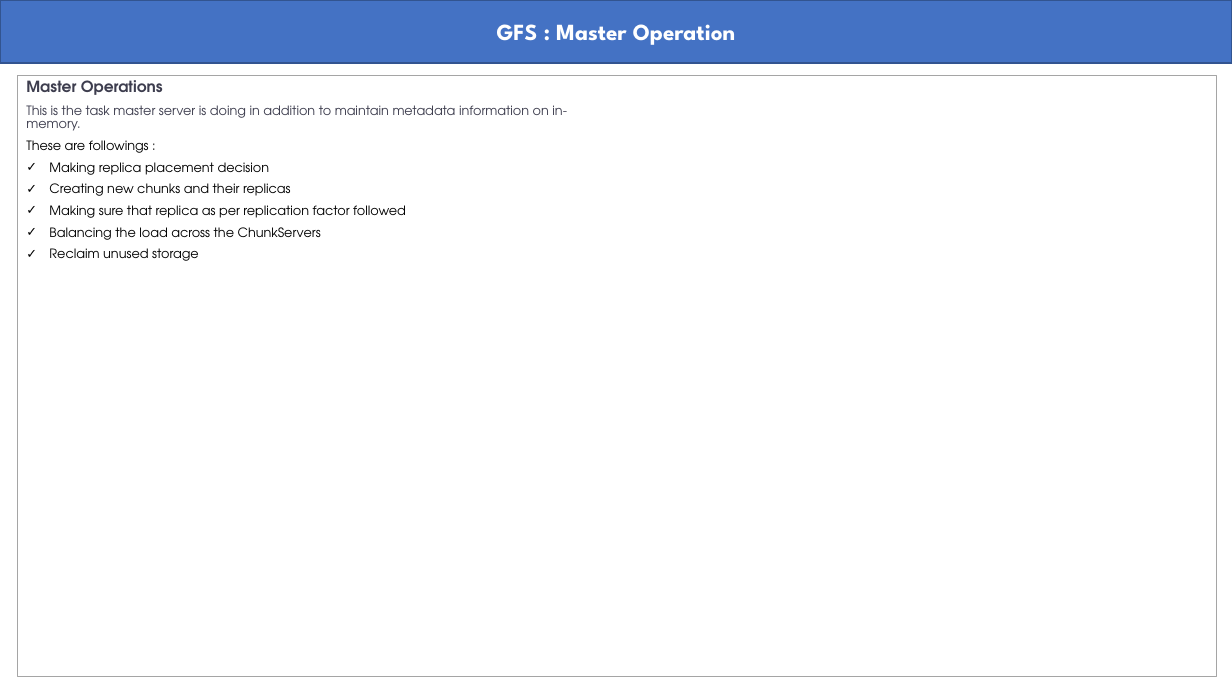
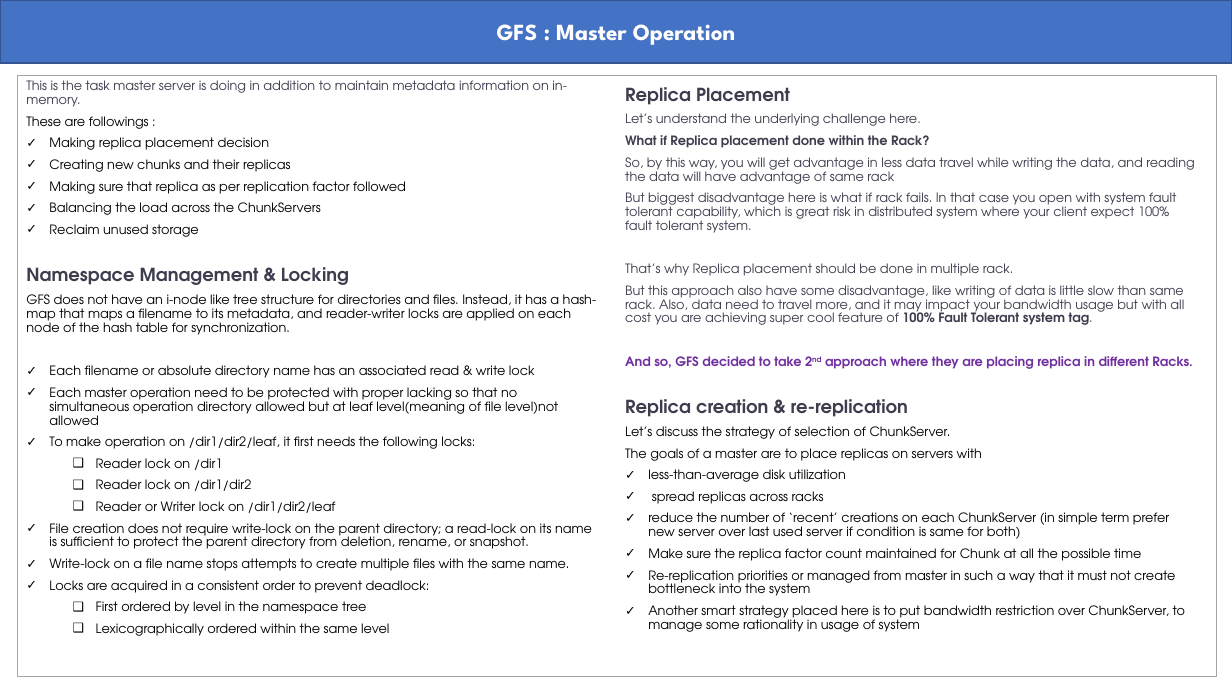
Before and after one commit to abmishra1234/Advanced-System-Design, a slide deck: slide 9 of GFS.pptx. Drawn at 1232x693 pixels with LibreOffice and Linux fonts; fonts in the diff are those of the drawing. Boxes give left, top, right and bottom in pixels: in the first picture for what was removed or moved away, otherwise in the second. Text is boxed around its words. In the diff, an @@ line names an element or a change of style, - is before the commit and + after.

```diff
--- a/GFS.pptx
+++ b/GFS.pptx
@@ text at (26,80,163,95): paragraph removed @@
-Master Operations
@@ text added at (625,87,1194,632), 10 pt, text #3D3D4E @@
+Replica Placement
+Let’s understand the underlying challenge here.
+What if Replica placement done within the Rack?
+So, by this way, you will get advantage in less data travel while writing the data, and reading the data will have advantage of same rack
+But biggest disadvantage here is what if rack fails. In that case you open with system fault tolerant capability, which is great risk in distributed system where your client expect 100% fault tolerant system.
+That’s why Replica placement should be done in multiple rack.
+But this approach also have some disadvantage, like writing of data is little slow than same rack. Also, data need to travel more, and it may impact your bandwidth usage but with all cost you are achieving super cool feature of 100% Fault Tolerant system tag.
+And so, GFS decided to take 2nd approach where they are placing replica in different Racks.
+Replica creation & re-replication
+Let’s discuss the strategy of selection of ChunkServer.
+The goals of a master are to place replicas on servers with
+✓ less-than-average disk utilization
+✓ spread replicas across racks
+✓ reduce the number of ‘recent’ creations on each ChunkServer (in simple term prefer new server over last used server if condition is same for both)
+✓ Make sure the replica factor count maintained for Chunk at all the possible time
+✓ Re-replication priorities or managed from master in such a way that it must not create bottleneck into the system
+✓ Another smart strategy placed here is to put bandwidth restriction over ChunkServer, to manage some rationality in usage of system
@@ text at (26,294,597,636): paragraphs added @@
+Namespace Management & Locking
+GFS does not have an i-node like tree structure for directories and files. Instead, it has a hash-map that maps a filename to its metadata, and reader-writer locks are applied on each node of the hash table for synchronization.
+✓ Each filename or absolute directory name has an associated read & write lock
+✓ Each master operation need to be protected with proper lacking so that no simultaneous operation directory allowed but at leaf level(meaning of file level)not allowed
+✓ To make operation on /dir1/dir2/leaf, it first needs the following locks:
+  ❑ Reader lock on /dir1
+  ❑ Reader lock on /dir1/dir2
+  ❑ Reader or Writer lock on /dir1/dir2/leaf
+✓ File creation does not require write-lock on the parent directory; a read-lock on its name is sufficient to protect the parent directory from deletion, rename, or snapshot.
+✓ Write-lock on a file name stops attempts to create multiple files with the same name.
+✓ Locks are acquired in a consistent order to prevent deadlock:
+  ❑ First ordered by level in the namespace tree
+  ❑ Lexicographically ordered within the same level
```
Also in this commit, not shown: 5 slides added.
